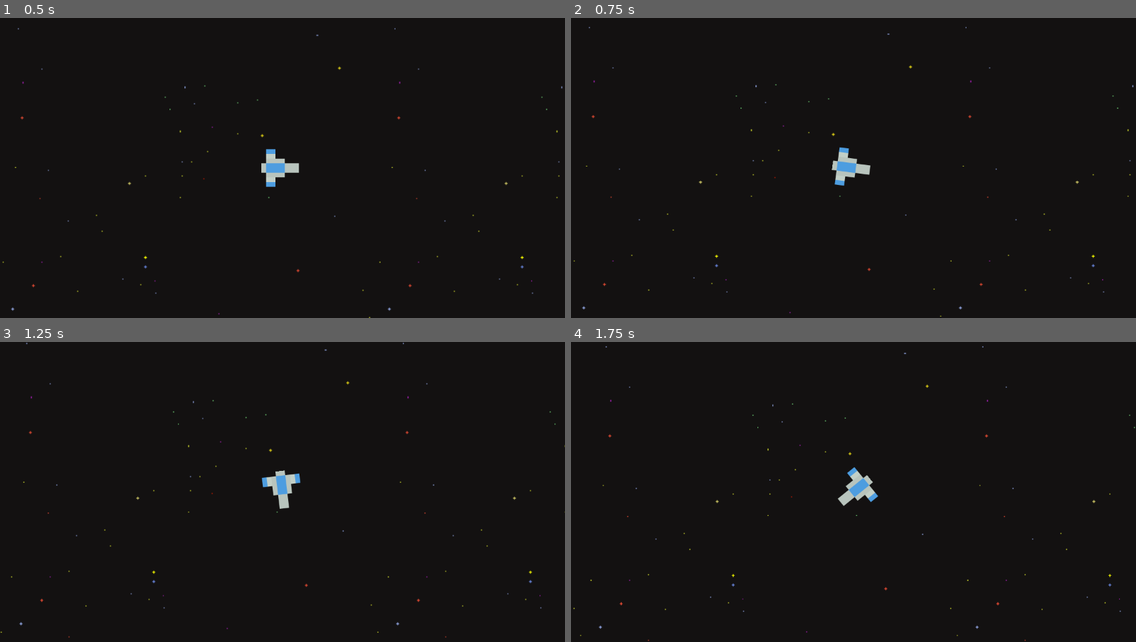
Above: before the commit, frames 1-4 (two rows, left to right).
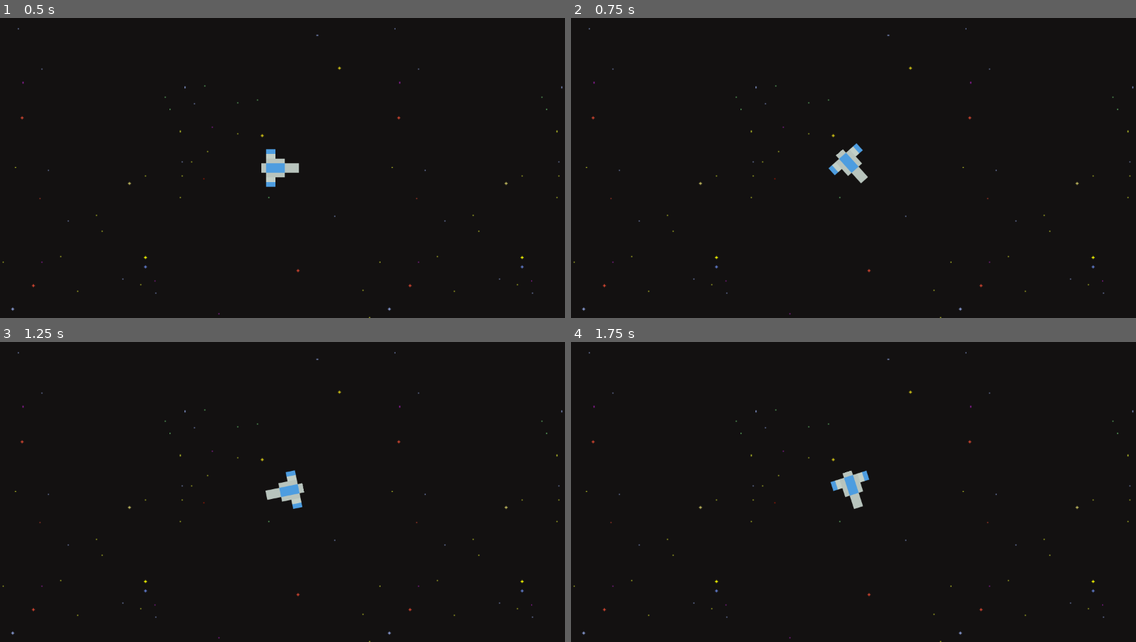
Above: after the commit, the same moments.

Repository: Vassily-Petrousevitch/GalacticHeist
Game: Godot game, scene res://main.tscn
Two runs of this game, one before a commit and one after it. Both use one fixed random seed, a clock stepped at 60 frames per second and the inputs below.
Inputs:
- Up to frame 1 (0.5 s): no input
- Up to frame 2 (0.75 s): tap Enter at 0.5 s; hold D (rotate_right) from 0.53 s (still down)
- Up to frame 3 (1.25 s): keep holding D (rotate_right)
- Up to frame 4 (1.75 s): release D (rotate_right) at 1.28 s; hold A (rotate_left) from 1.28 s (still down)

Frame 1 is identical in both runs. In frame 2, 0.8% of the frame differs, in the area x 0-100%, y 2-100%; in frame 3, 0.9%, in the area x 0-100%, y 0-100%; in frame 4, 0.9%.

Commit message:
feat: better rotation (not torque-based)

Diff:
--- a/entities/player.gd
+++ b/entities/player.gd
@@ -1,20 +1,24 @@
 extends Node2D
 
 # General constants
-const torque = 20000;
+const rotate_speed = 0.07;
 
 # Force constants
 const thrust = Vector2(2500, 0);
 const brake_scalar = 300;	# Almost like reverse thrusters
 
 func _integrate_forces(state):
+	# Rotation
+	var rotation_direction = findNewRotation();
+	self.rotation += rotation_direction * rotate_speed;
+
+	# TODO: implement max speed (for thrusters)
 	if Input.is_action_pressed("accelerate"):
-		state.apply_force(thrust.rotated(self.rotation))
+		state.apply_force(thrust.rotated(self.rotation));
 	else:
-		state.apply_force(Vector2())
-	var rotation_direction = findNewRotation();
-	state.apply_torque(rotation_direction * torque)
+		state.apply_force(Vector2());
 
+	# TODO: add braking using lin damp
 
 func findNewRotation():
 	var rotate_direction = 0;
